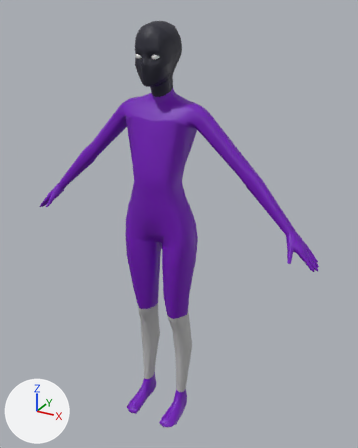
A saved change to the FBX model PROJ/Assets/Scenes/DeveloperScenes/Sajid/RandomGrejer/SM_Gubbe_RiggedNew10Nov.fbx.
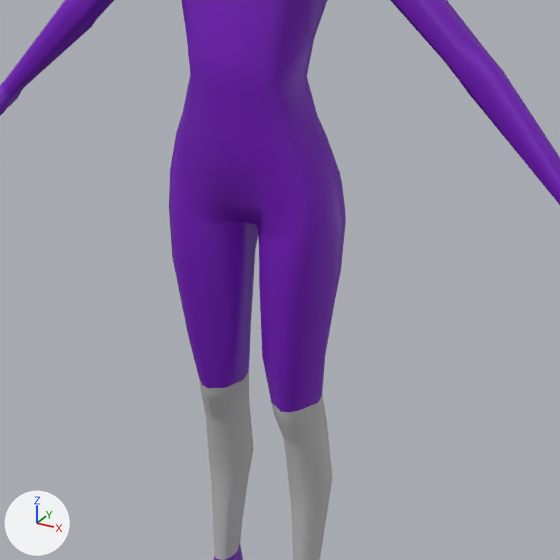
Each version appears first whole from a 50 mm camera at (9.95, -16.52, 18.01) aimed at (0.6, 0.47, 9.52), and next in a close-up on the part from 16% to 80% of the width and 34% to 85% of the height. Every picture has the same lights, and +X, +Y and +Z are marked at lower left. Where no turn or scale is listed for an object, it has been applied to the vertices.

Objects in the first close-up: 'SM_Gubbe'.
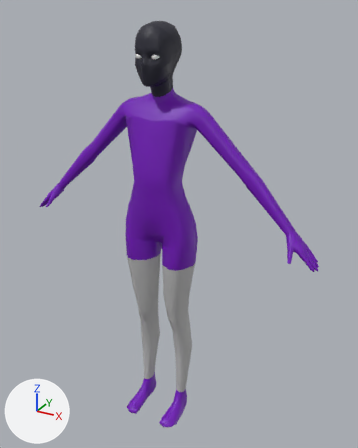
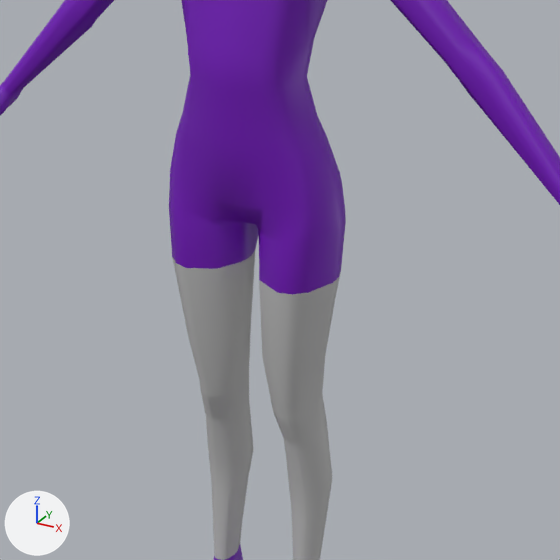
Scene script edits in JSON lines:
```json
{"op": "add", "block": "mat_lambert1", "code": ["mat_lambert1 = principled_material('lambert1')", "mat_lambert1.base_color = (0.5, 0.5, 0.5)  # grey #bcbcbc"]}
{"block": "me_mesh", "where": "me_mesh.from_pydata(...)  # 3421 vertices, 3435 faces; spans x -6.7..6.7, y -1.6..1.1, z 0.0..17.5"}
{"block": "me_mesh", "where": "# used by ob_sm_gubbe; location = (0.0, 0.0, 0.0)"}
{"block": "me_mesh", "change": "me_mesh part 1: 61 of the faces centred in x -1.5..1.5, y -0.8..0.6, z 5.4..7.5 switch from mat_feet (purple #740abc) to mat_lambert1 (grey #bcbcbc)"}
```

Pixel boxes (x1, y1, x2, y2) of what changed, in the close-ups (560 x 560 px):
```json
{"part": 1, "of": "me_mesh", "change": "recoloured", "before": [172, 251, 341, 412], "after": [172, 251, 341, 412], "on screen": "purple to grey"}
```
